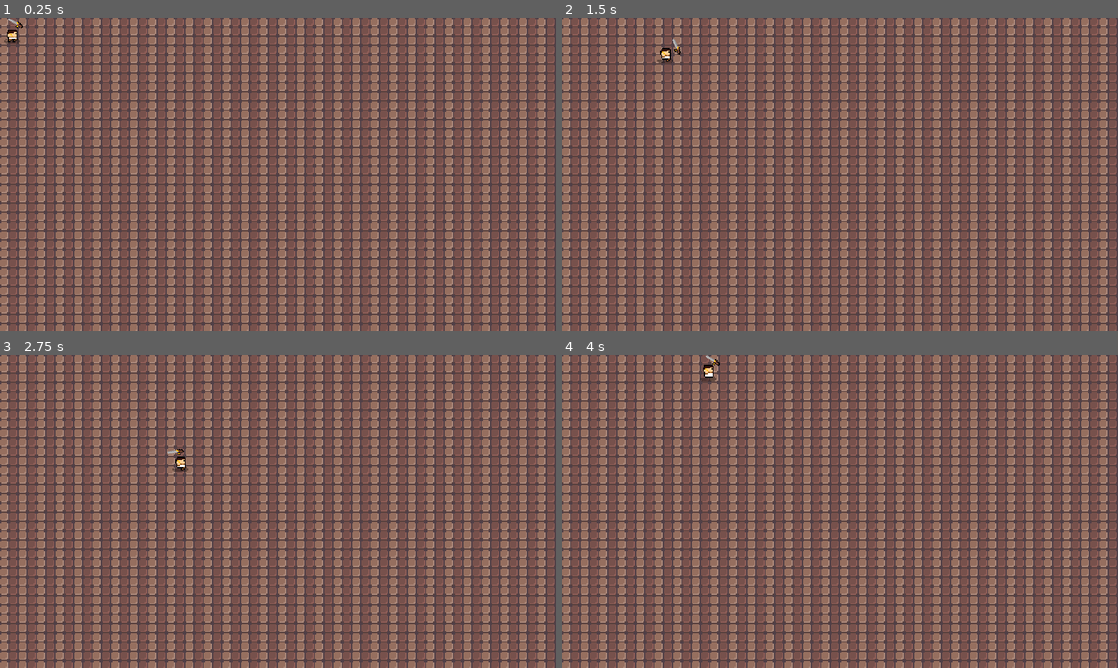
Above: before the commit, frames 1-4 (two rows, left to right).
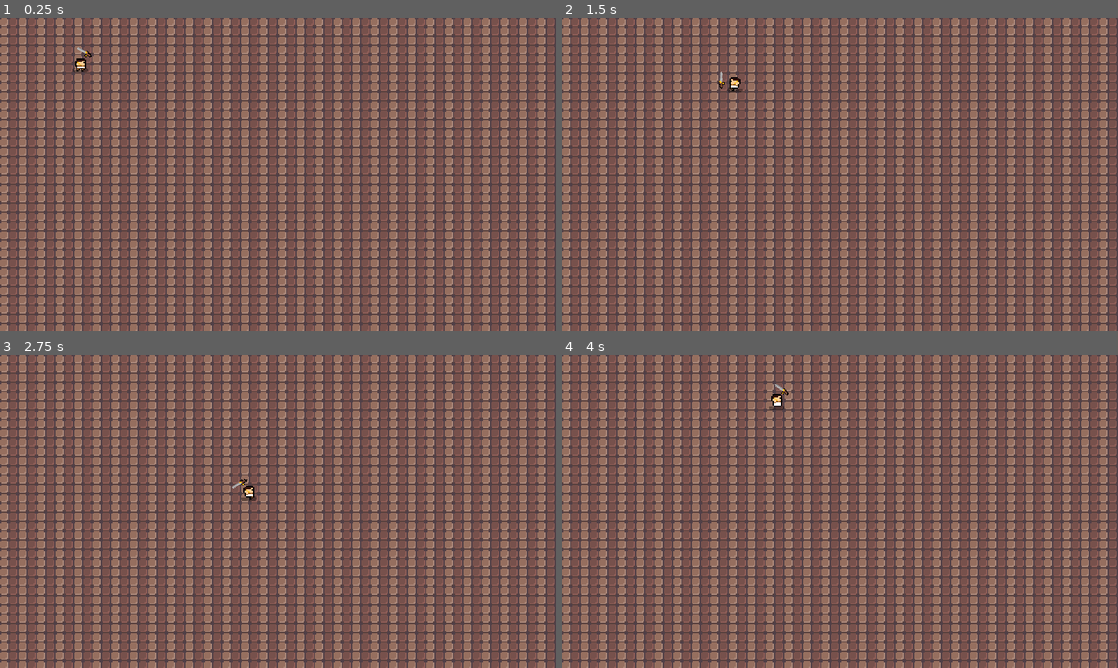
Above: after the commit, the same moments.

Repository: Torres1373/GodotRL
Game: Godot game, scene res://Scenes/First.tscn
The game is run twice, just before and just after one commit, with the same random seed, the same clock (stepped at 60 frames per second) and the same inputs.
Inputs (mouse positions are in pixels of both pictures, inside the frame that each line leads up to):
- Up to frame 1 (0.25 s): no input
- Up to frame 2 (1.5 s): tap Enter at 0.5 s; move the mouse to (962, 158) at 0.52 s; hold Right (ui_right) 0.53-1.28 s; move the mouse to (728, 190) at 1.27 s; hold Down (ui_down) from 1.28 s (still down)
- Up to frame 3 (2.75 s): move the mouse to (333, 442) at 2.02 s; release Down (ui_down) at 2.03 s; hold Right (ui_right) from 2.03 s (still down)
- Up to frame 4 (4 s): move the mouse to (812, 574) at 2.77 s; release Right (ui_right) at 2.78 s; hold Up (ui_up) 2.78-3.53 s; move the mouse to (1006, 558) at 3.52 s; hold Left (ui_left) from 3.53 s (still down)

The runs differ from the first frame. In frame 1, 0.2% of the frame differs, in the area x 0-17%, y 0-18%; in frame 2, 0.3%; in frame 3, 0.2%; in frame 4, 0.3%, in the area x 24-41%, y 0-18%.

Commit message:
Sprites moved

Diff:
--- a/Characters/Player/player.tscn
+++ b/Characters/Player/player.tscn
@@ -2,11 +2,11 @@
 
 [ext_resource type="PackedScene" uid="uid://bpse1dq6snvm1" path="res://Characters/Character.tscn" id="1_pt7tq"]
 [ext_resource type="Script" path="res://Characters/Player/player.gd" id="2_5cept"]
-[ext_resource type="Texture2D" uid="uid://cddw26tugvlrf" path="res://Art/v1.1 dungeon crawler 16X16 pixel pack/heroes/knight/icaro_idle_spritesheet.png" id="2_pmhp2"]
+[ext_resource type="Texture2D" uid="uid://cddw26tugvlrf" path="res://Art/Self/Icarus/icaro_idle_spritesheet.png" id="2_pmhp2"]
 [ext_resource type="Script" path="res://Characters/Player/FiniteStateMachine.gd" id="3_2x7py"]
-[ext_resource type="Texture2D" uid="uid://b7toqoa1m737m" path="res://Art/v1.1 dungeon crawler 16X16 pixel pack/heroes/knight/icaro_run_spritesheet.png" id="3_6jmwr"]
-[ext_resource type="Texture2D" uid="uid://b5cin287vhah8" path="res://Art/v1.1 dungeon crawler 16X16 pixel pack/heroes/knight/icaro_jump_spritesheet.png" id="5_nm5of"]
-[ext_resource type="Texture2D" uid="uid://b3uu18ltm2jpn" path="res://Art/v1.1 dungeon crawler 16X16 pixel pack/heroes/knight/weapon_kopis_1.png" id="7_kjaob"]
+[ext_resource type="Texture2D" uid="uid://b7toqoa1m737m" path="res://Art/Self/Icarus/icaro_run_spritesheet.png" id="3_6jmwr"]
+[ext_resource type="Texture2D" uid="uid://b5cin287vhah8" path="res://Art/Self/Icarus/icaro_jump_spritesheet.png" id="5_nm5of"]
+[ext_resource type="Texture2D" uid="uid://b3uu18ltm2jpn" path="res://Art/Self/Weapons/weapon_kopis_1.png" id="7_kjaob"]
 [ext_resource type="Texture2D" uid="uid://baatxewy4nyxw" path="res://Art/v1.1 dungeon crawler 16X16 pixel pack/effects (new)/slash_effect_anim_spritesheet.png" id="8_bogec"]
 
 [sub_resource type="AtlasTexture" id="AtlasTexture_thov0"]
@@ -156,6 +156,45 @@
 [sub_resource type="CapsuleShape2D" id="CapsuleShape2D_qxa5h"]
 radius = 4.0
 height = 12.0
+
+[sub_resource type="Animation" id="Animation_u26x3"]
+length = 0.001
+tracks/0/type = "value"
+tracks/0/imported = false
+tracks/0/enabled = true
+tracks/0/path = NodePath("SwordSprite:rotation")
+tracks/0/interp = 1
+tracks/0/loop_wrap = true
+tracks/0/keys = {
+"times": PackedFloat32Array(0),
+"transitions": PackedFloat32Array(1),
+"update": 0,
+"values": [0.0]
+}
+tracks/1/type = "value"
+tracks/1/imported = false
+tracks/1/enabled = true
+tracks/1/path = NodePath("SlashSprite:visible")
+tracks/1/interp = 1
+tracks/1/loop_wrap = true
+tracks/1/keys = {
+"times": PackedFloat32Array(0),
+"transitions": PackedFloat32Array(1),
+"update": 1,
+"values": [false]
+}
+tracks/2/type = "value"
+tracks/2/imported = false
+tracks/2/enabled = true
+tracks/2/path = NodePath("SlashSprite:frame")
+tracks/2/interp = 1
+tracks/2/loop_wrap = true
+tracks/2/keys = {
+"times": PackedFloat32Array(0),
+"transitions": PackedFloat32Array(1),
+"update": 1,
+"values": [0]
+}
 
 [sub_resource type="Animation" id="Animation_mlpoq"]
 resource_name = "attack"
@@ -198,45 +237,6 @@
 "values": [0, 1, 2]
 }
 
-[sub_resource type="Animation" id="Animation_u26x3"]
-length = 0.001
-tracks/0/type = "value"
-tracks/0/imported = false
-tracks/0/enabled = true
-tracks/0/path = NodePath("SwordSprite:rotation")
-tracks/0/interp = 1
-tracks/0/loop_wrap = true
-tracks/0/keys = {
-"times": PackedFloat32Array(0),
-"transitions": PackedFloat32Array(1),
-"update": 0,
-"values": [0.0]
-}
-tracks/1/type = "value"
-tracks/1/imported = false
-tracks/1/enabled = true
-tracks/1/path = NodePath("SlashSprite:visible")
-tracks/1/interp = 1
-tracks/1/loop_wrap = true
-tracks/1/keys = {
-"times": PackedFloat32Array(0),
-"transitions": PackedFloat32Array(1),
-"update": 1,
-"values": [false]
-}
-tracks/2/type = "value"
-tracks/2/imported = false
-tracks/2/enabled = true
-tracks/2/path = NodePath("SlashSprite:frame")
-tracks/2/interp = 1
-tracks/2/loop_wrap = true
-tracks/2/keys = {
-"times": PackedFloat32Array(0),
-"transitions": PackedFloat32Array(1),
-"update": 1,
-"values": [0]
-}
-
 [sub_resource type="AnimationLibrary" id="AnimationLibrary_jat2l"]
 _data = {
 "RESET": SubResource("Animation_u26x3"),
--- a/Scenes/First.tscn
+++ b/Scenes/First.tscn
@@ -71,4 +71,4 @@
 layer_0/tile_data = PackedInt32Array(0, 393217, 2, 65536, 393217, 2, 131072, 393217, 2, 196608, 393217, 2, 262144, 3932 …(9477 unchanged characters)…
 
 [node name="Player" parent="." instance=ExtResource("2_stv0p")]
-position = Vector2(11, 16)
+position = Vector2(70, 41)
Binary file added: Art/Self/Enemies/slime shadow.png
Not shown, changed: Art/Self/Enemies/slime shadow.png.import
Binary file added: Art/Self/Enemies/slime_full_spritesheet.png
Not shown, changed: Art/Self/Enemies/slime_full_spritesheet.png.import
Renamed: Art/v1.1 dungeon crawler 16X16 pixel pack/heroes/knight/full_icaro_spritesheet.png -> Art/Self/Icarus/full_icaro_spritesheet.png
Not shown, added: Art/Self/Icarus/full_icaro_spritesheet.png.import
Renamed: Art/v1.1 dungeon crawler 16X16 pixel pack/heroes/knight/icaro_idle_spritesheet.png -> Art/Self/Icarus/icaro_idle_spritesheet.png
Not shown, changed: Art/Self/Icarus/icaro_idle_spritesheet.png.import
Renamed: Art/v1.1 dungeon crawler 16X16 pixel pack/heroes/knight/icaro_jump_spritesheet.png -> Art/Self/Icarus/icaro_jump_spritesheet.png
Not shown, changed: Art/Self/Icarus/icaro_jump_spritesheet.png.import
Renamed: Art/v1.1 dungeon crawler 16X16 pixel pack/heroes/knight/icaro_run_spritesheet.png -> Art/Self/Icarus/icaro_run_spritesheet.png
Not shown, changed: Art/Self/Icarus/icaro_run_spritesheet.png.import
(and 6 more such lines)
